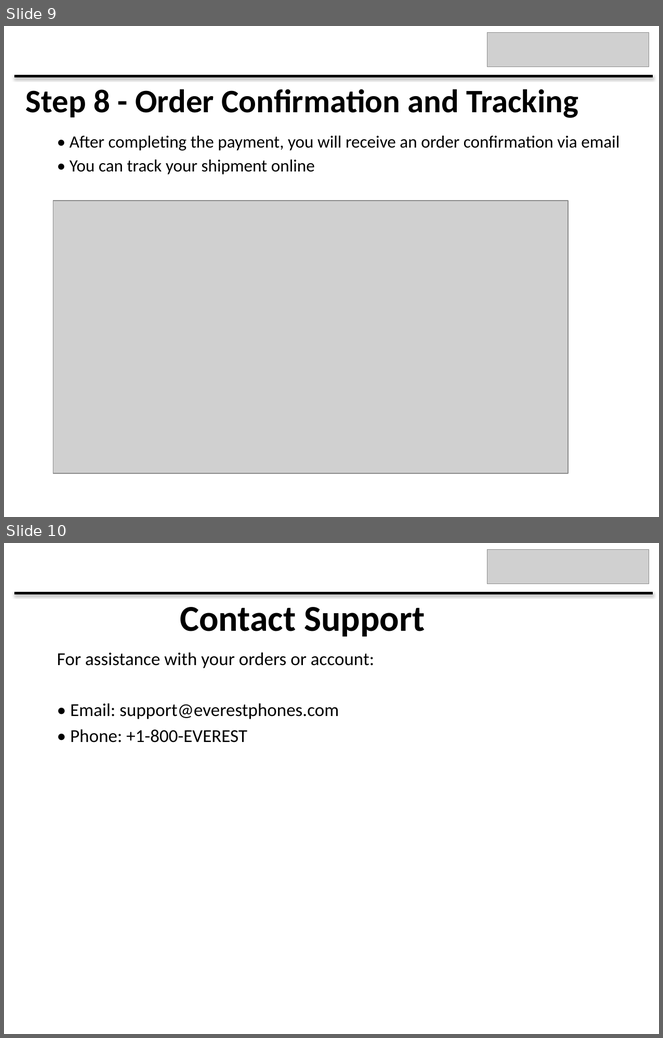
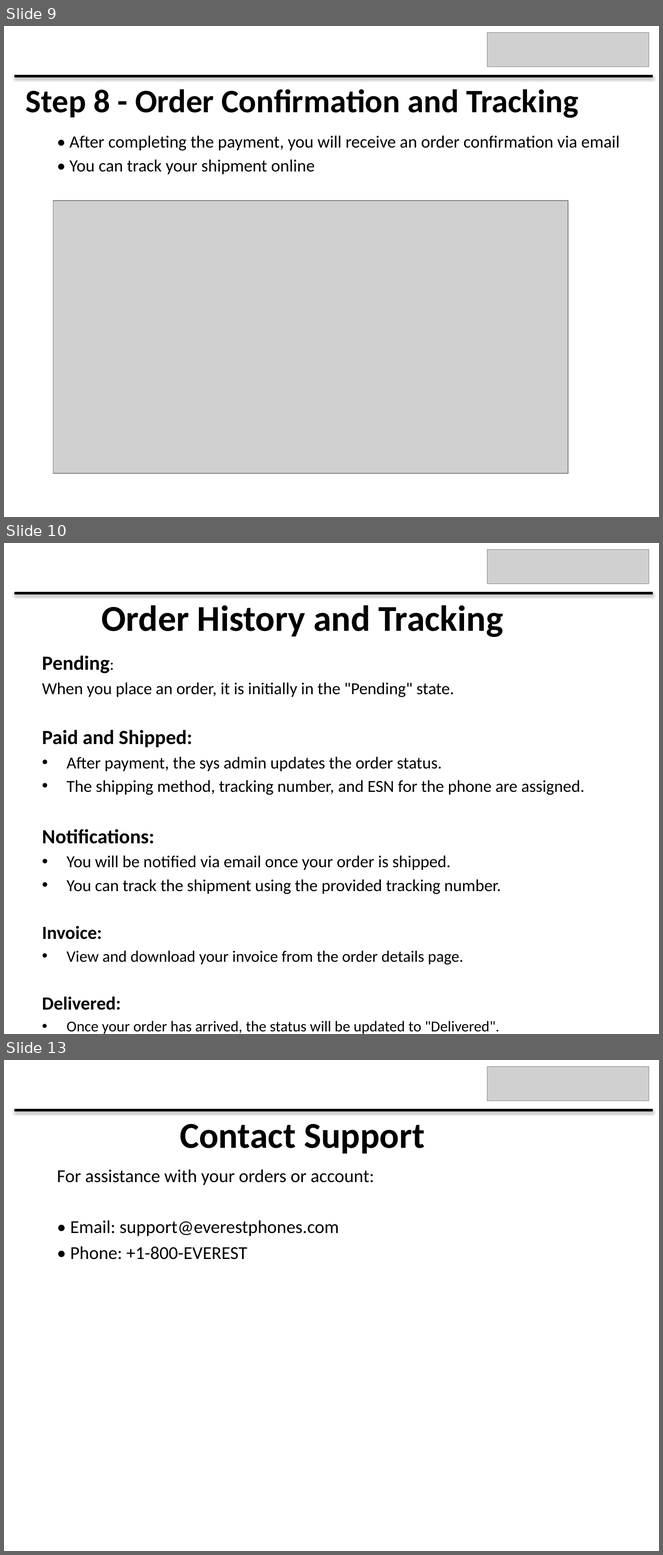
Before and after one commit to bidhan948/EP-PRESNETATION, a slide deck: Everest_Phones_Final_Presentation.pptx. Shown one above the other, each under a label of ours: slides 9 and 10 before the commit, slides 9, 10 and 13 after it; the slides between them are not shown. The pictures are 663x1038 and 663x1555 pixels, drawn with LibreOffice and Linux fonts; fonts in the diff are those of the drawing; grey boxes stand for pictures. Boxes give left, top, right and bottom in pixels: in the first picture for what was removed or moved away, otherwise in the second. Text is boxed around its words. In the diff, an @@ line names an element or a change of style, - is before the commit and + after.

```diff
--- a/Everest_Phones_Final_Presentation.pptx
+++ b/Everest_Phones_Final_Presentation.pptx
@@ slide 10 added at (x1=4, y1=543, x2=659, y2=1034), background #FFFFFF @@
@@ picture added at (x1=488, y1=550, x2=649, y2=584) @@
@@ line added from (14, 593) to (653, 593), #000000 3 pt @@
@@ title added at (x1=101, y1=605, x2=503, y2=637), 40 pt, text #000000, bold @@
+Order History and Tracking
@@ text added at (x1=42, y1=655, x2=585, y2=1034), 18.5 pt, text #000000 @@
+Pending:
+When you place an order, it is initially in the "Pending" state.
+Paid and Shipped:
+• After payment, the sys admin updates the order status.
+• The shipping method, tracking number, and ESN for the phone are assigned.
+Notifications:
+• You will be notified via email once your order is shipped.
+• You can track the shipment using the provided tracking number.
+Invoice:
+• View and download your invoice from the order details page.
+Delivered:
+• Once your order has arrived, the status will be updated to "Delivered".
+• A final email notification will confirm successful delivery.
@@ what was slide 10 is now slide 13 @@
```
Also in this commit, not shown: 2 other slides added.
